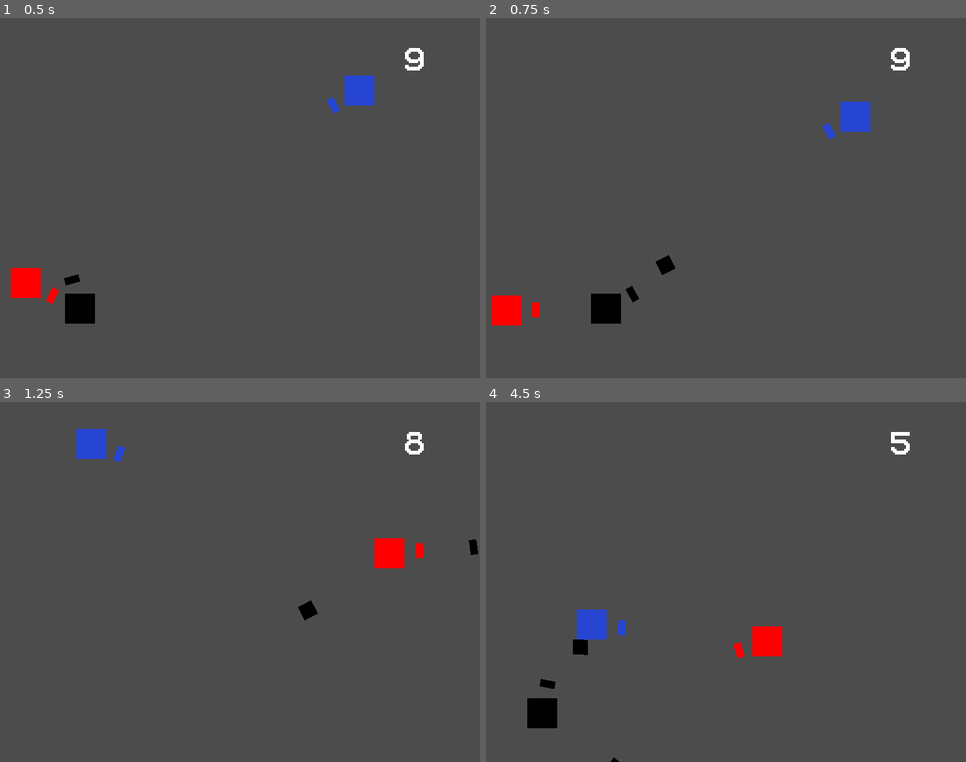
Above: before the commit, frames 1-4 (two rows, left to right).
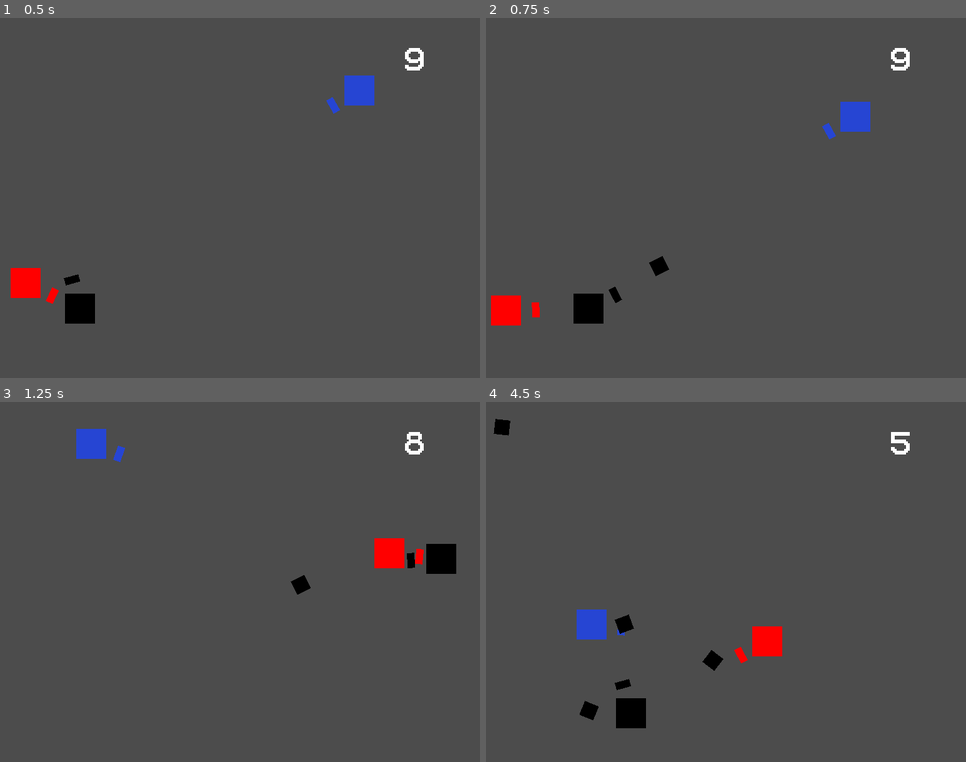
Above: after the commit, the same moments.

Repository: SaviHex/gmtk2020
Game: Godot game, scene res://core/Main/Main.tscn
Same seed, same stepped clock (60 frames per second), same inputs: the game is played once before the commit and once after it.
Inputs (mouse positions are in pixels of both pictures, inside the frame that each line leads up to):
- Up to frame 1 (0.5 s): no input
- Up to frame 2 (0.75 s): tap Enter at 0.5 s; move the mouse to (831, 180) at 0.52 s; hold D (right) from 0.53 s (still down); click (831, 180) at 0.6 s
- Up to frame 3 (1.25 s): keep holding D (right); tap Space at 0.77 s
- Up to frame 4 (4.5 s): move the mouse to (630, 600) at 1.27 s; release D (right) at 1.28 s; hold S (down) 1.28-2.03 s; click (630, 600) at 1.35 s; tap Space at 1.52, 3.02, 3.77 s; move the mouse to (774, 502) at 2.02 s; hold D (right) 2.03-2.78 s; click (774, 502) at 2.1 s; move the mouse to (702, 654) at 2.77 s; hold W (up) 2.78-3.53 s; click (702, 654) at 2.85 s; move the mouse to (870, 636) at 3.52 s; hold A (left) from 3.53 s (still down); click (870, 636) at 3.6 s; move the mouse to (582, 528) at 4.27 s; click (582, 528) at 4.35 s

Frame 1 is identical in both runs. In frame 2, 0.8% of the frame differs, in the area x 9-40%, y 65-85%; in frame 3, 1.0%; in frame 4, 1.9%, in the area x 1-55%, y 4-100%.

Commit message:
Variable bullet speed (player/enemy)

Diff:
--- a/src/core/bullet/Bullet.gd
+++ b/src/core/bullet/Bullet.gd
@@ -1,9 +1,8 @@
 extends KinematicBody2D
 
-var speed = 300
 var velocity = Vector2()
 
-func start(pos, dir):
+func start(pos, dir, speed):
 	rotation = dir
 	position = pos
 	velocity = Vector2(speed, 0).rotated(rotation)
--- a/src/core/enemy/Enemy.gd
+++ b/src/core/enemy/Enemy.gd
@@ -3,6 +3,7 @@
 export var speed: float = 1.0
 export var min_shoot_time: float = 1.0
 export var max_shoot_time: float = 5.0
+export var bullet_speed: float = 80
 
 onready var pivot = $Pivot
 onready var bullet_point = $Pivot/BulletPoint
@@ -37,7 +38,7 @@
 
 func shoot():
 	var b = bullet.instance()
-	b.start(bullet_point.global_position, pivot.rotation)
+	b.start(bullet_point.global_position, pivot.rotation, bullet_speed)
 	get_parent().add_child(b)
 
 
--- a/src/core/player/Player.gd
+++ b/src/core/player/Player.gd
@@ -1,9 +1,11 @@
 extends KinematicBody2D
 
-var speed = 150
+var speed = 80
 var friction = 0.2
 var acceleration = 0.5
 var velocity = Vector2.ZERO
+
+export var bullet_speed: float = 300
 
 onready var pivot = get_node("Pivot")
 onready var bullet_point = get_node("Pivot/BulletPoint")
@@ -49,5 +51,5 @@
 
 func shoot():
 	var b = bullet.instance()
-	b.start(bullet_point.global_position, pivot.rotation)
+	b.start(bullet_point.global_position, pivot.rotation, bullet_speed)
 	get_parent().add_child(b)
